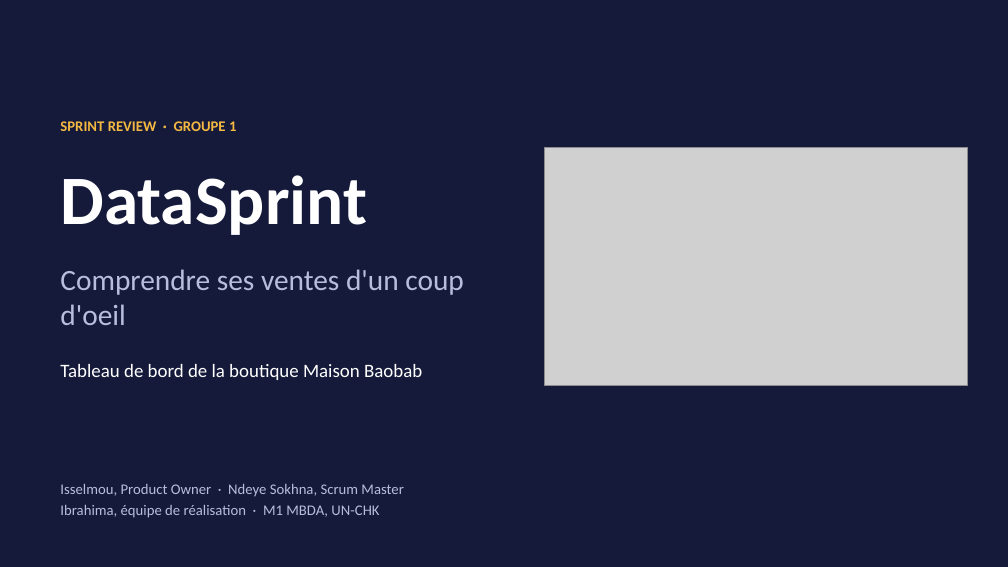
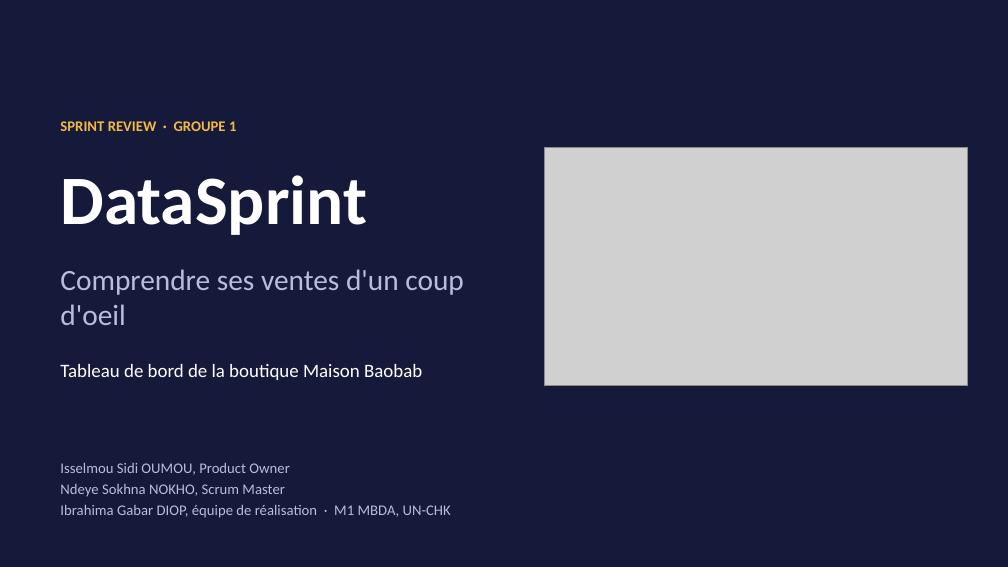
Before and after one commit to Gblack98/datasprint-agile, a slide deck: slide 1 of docs/06-sprint-review/support-demonstration.pptx. Drawn at 1008x567 pixels with LibreOffice and Linux fonts; fonts in the diff are those of the drawing; grey boxes stand for pictures. Boxes give left, top, right and bottom in pixels: in the first picture for what was removed or moved away, otherwise in the second. Text is boxed around its words. In the diff, an @@ line names an element or a change of style, - is before the commit and + after.

```diff
--- a/docs/06-sprint-review/support-demonstration.pptx
+++ b/docs/06-sprint-review/support-demonstration.pptx
@@ text at box(60, 463, 451, 518): text changed @@
-Isselmou, Product Owner · Ndeye Sokhna, Scrum Master
-Ibrahima, équipe de réalisation · M1 MBDA, UN-CHK
+Isselmou Sidi OUMOU, Product Owner
+Ndeye Sokhna NOKHO, Scrum Master
+Ibrahima Gabar DIOP, équipe de réalisation · M1 MBDA, UN-CHK
```
Also in this commit, not shown: 5 other files.
